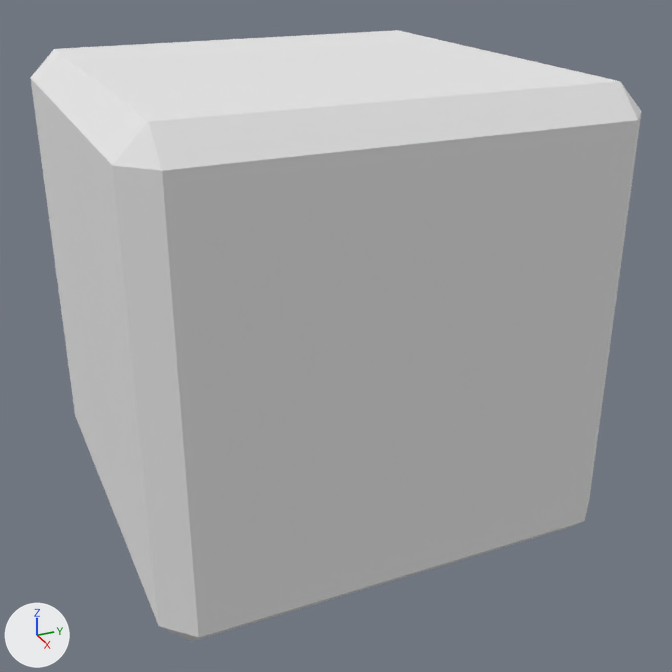
The OBJ model Assets/Models/Block_01.obj as it was, and as the next commit left it.
The view is the same before and after, from a 50 mm lens placed at (3.66, -1.52, 1.57), pointed at (0.13, 0.07, -0.19). Arrows for +X, +Y and +Z are at lower left; the lights stay in place. The older version comes first. Where no turn or scale is listed for an object, it has been applied to the vertices.
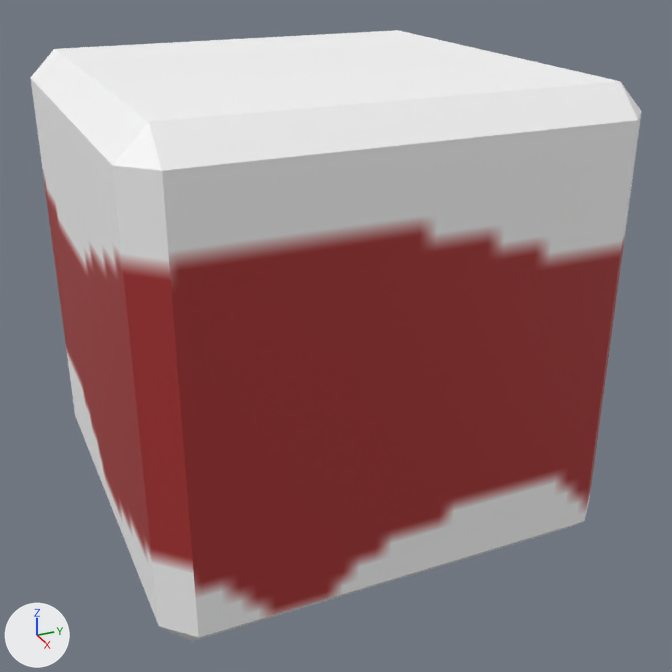
Changed parts and their boxes [x1, y1, x2, y2] in the pictures (672 x 672 px):
'Cube', surface changed: [30, 30, 642, 639] in both

The change, as a diff of the scene's bpy script:
```diff
--- a/Assets/Models/Block_01.obj.py
+++ b/Assets/Models/Block_01.obj.py
@@ img_block_01_png @@
+img_block_01_png = load_image('Block_01.png', 'Block_01.png', 128, 128, 'sRGB')
@@ mat_material @@
 mat_material = principled_material('Material')
-mat_material.base_color = (0.8, 0.8, 0.8)  # white #e7e7e7
-mat_material.roughness = 1.0
+mat_material.texture = img_block_01_png
@@ me_cube @@
 me_cube.from_pydata(...)  # 24 vertices, 26 faces; spans x -1.0..1.0, y -1.0..1.0, z -1.0..1.0
 # used by ob_cube; location = (0.0, 0.0, 0.0)
+# me_cube part 1: texture (UV) coordinates of 26 of 26 faces, centred in x -1.0..1.0, y -1.0..1.0, z -1.0..1.0, changed; they spanned u 0.12..0.86, v 0.0..0.99 and now span u 0.02..0.94, v 0.38..0.98
 me_cube.materials.append(mat_material)
```
